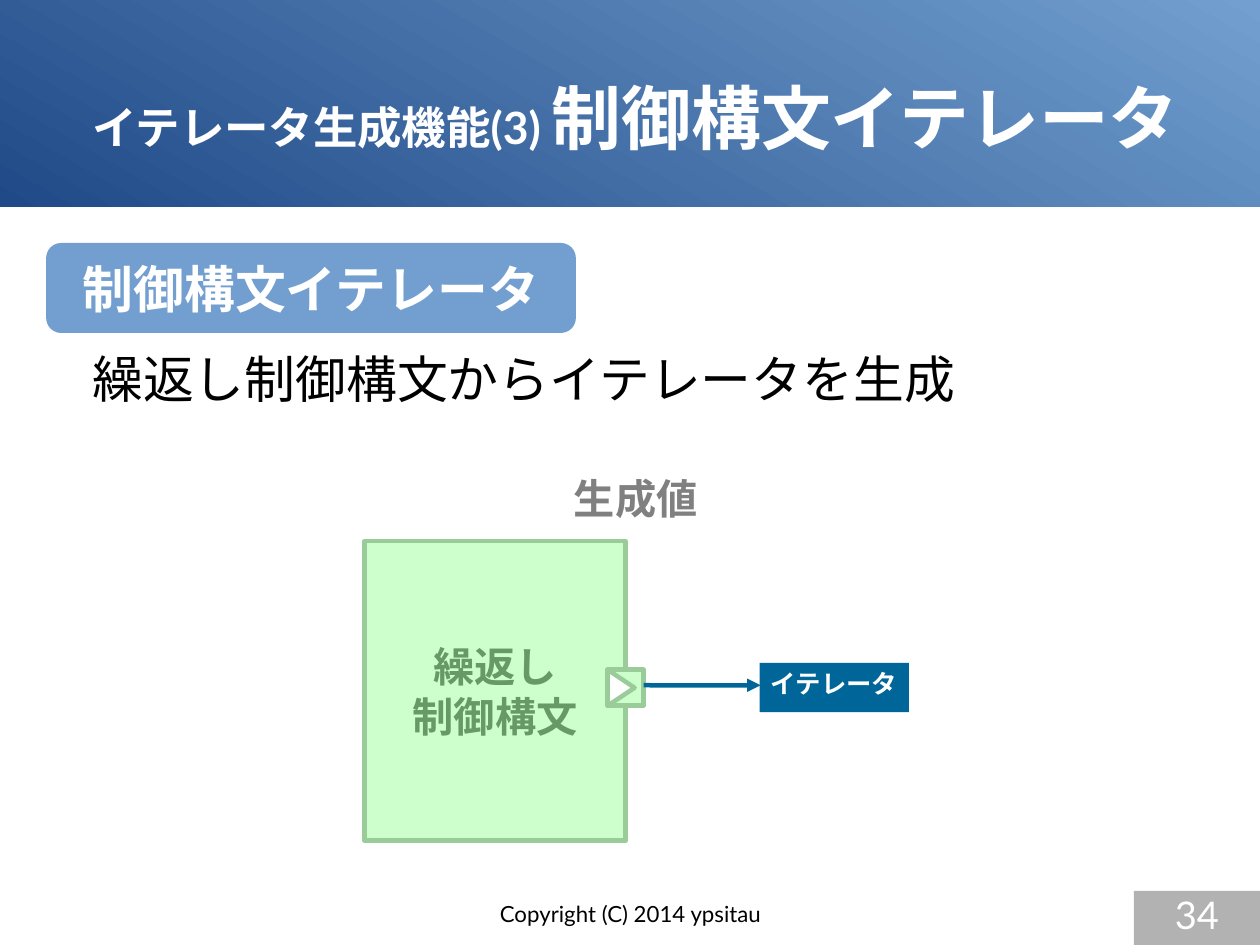
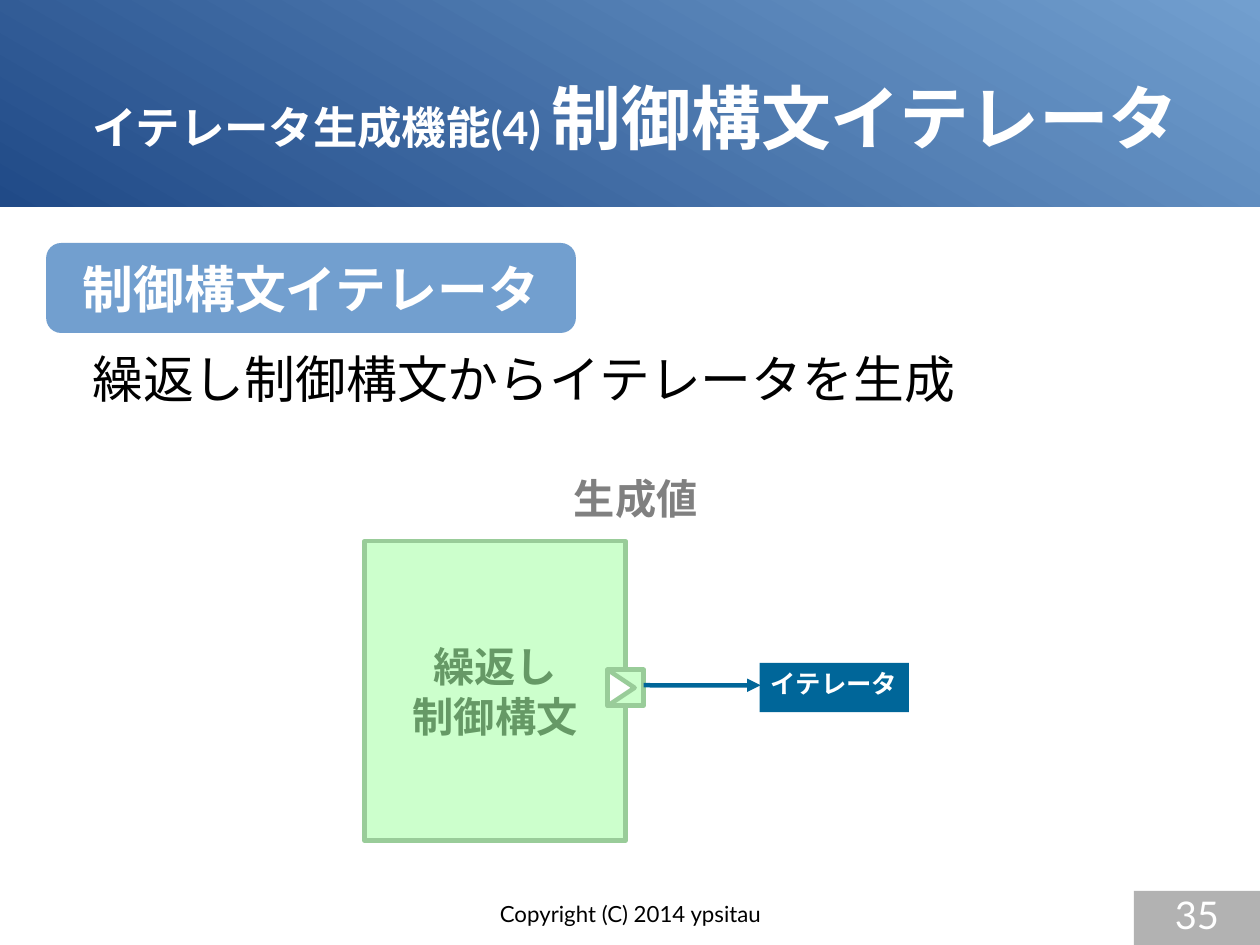
Before and after one commit to gura-lang/gura-doc, a slide deck: slide 35 of presentation/gura-introduction.odp (slide 34 before the commit). Drawn at 1260x945 pixels with LibreOffice and Linux fonts; fonts in the diff are those of the drawing. Boxes give left, top, right and bottom in pixels: in the first picture for what was removed or moved away, otherwise in the second. Text is boxed around its words. In the diff, an @@ line names an element or a change of style, - is before the commit and + after.

```diff
--- a/presentation/gura-introduction.odp
+++ b/presentation/gura-introduction.odp
@@ title at <box>92,84,1179,151</box>: text changed @@
-イテレータ生成機能(3) 制御構文イテレータ
+イテレータ生成機能(4) 制御構文イテレータ
@@ page number at <box>1175,901,1219,929</box>: text changed @@
-34
+35
```
Also in this commit, not shown: 6 other slides changed, 1 slide added.
